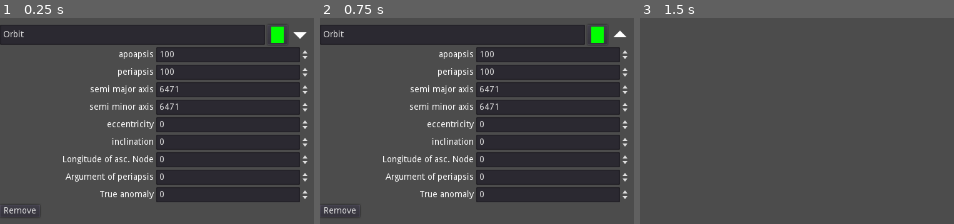
Above: before the commit, frames 1-3 (left to right).
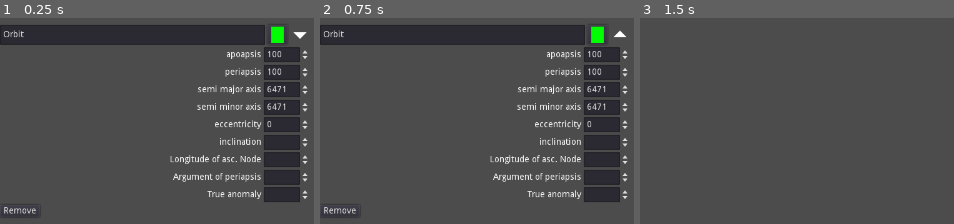
Above: after the commit, the same moments.

Repository: kontiko/Groundtrack
Game: Godot game, scene res://Scenes/Orbit_control.tscn
The game is run twice, just before and just after one commit, with the same random seed, the same clock (stepped at 60 frames per second) and the same inputs. This scene is started directly instead of the project's main scene.
Inputs (mouse positions are in pixels of both pictures, inside the frame that each line leads up to):
- Up to frame 1 (0.25 s): no input
- Up to frame 2 (0.75 s): click (621, 34) at 0.5 s
- Up to frame 3 (1.5 s): click "Remove" at 1.25 s

The runs differ from the first frame. In frame 1, 25% of the frame differs, in the area x 20-91%, y 14-90%; in frame 2, 25%; in frame 3, nothing differs.

Commit message:
fixed orbit plotting to use correct coorfdinates

Diff:
--- a/Scenes/Orbit_control.tscn
+++ b/Scenes/Orbit_control.tscn
@@ -1,8 +1,9 @@
-[gd_scene load_steps=5 format=2]
+[gd_scene load_steps=6 format=2]
 
 [ext_resource path="res://resources/icons8-arrow-down-32.png" type="Texture" id=1]
 [ext_resource path="res://DarkTheme/Fonts/Ubuntu-L.ttf" type="DynamicFontData" id=2]
 [ext_resource path="res://Scripts/Orbit_control.gd" type="Script" id=3]
+[ext_resource path="res://Scenes/SpinBox.tscn" type="PackedScene" id=4]
 
 [sub_resource type="DynamicFont" id=2]
 size = 17
@@ -49,154 +50,146 @@
 
 [node name="Label_apo" type="Label" parent="Configs"]
 margin_top = 5.0
-margin_right = 246.0
+margin_right = 418.0
 margin_bottom = 19.0
 size_flags_horizontal = 3
 text = "apoapsis"
 align = 2
 
-[node name="apo_in" type="SpinBox" parent="Configs"]
-margin_left = 250.0
-margin_right = 496.0
-margin_bottom = 24.0
-size_flags_horizontal = 3
-max_value = 100000.0
-step = 0.0
+[node name="apo_in" parent="Configs" instance=ExtResource( 4 )]
+margin_left = 422.0
+margin_right = 496.0
+value = 100.0
+allow_greater = true
+allow_lesser = true
 
 [node name="Label_peri" type="Label" parent="Configs"]
 margin_top = 33.0
-margin_right = 246.0
+margin_right = 418.0
 margin_bottom = 47.0
 size_flags_horizontal = 3
 text = "periapsis"
 align = 2
 
-[node name="peri_in" type="SpinBox" parent="Configs"]
-margin_left = 250.0
+[node name="peri_in" parent="Configs" instance=ExtResource( 4 )]
+margin_left = 422.0
 margin_top = 28.0
 margin_right = 496.0
 margin_bottom = 52.0
-size_flags_horizontal = 3
-max_value = 100000.0
-step = 0.0
+value = 100.0
+allow_greater = true
+allow_lesser = true
 
 [node name="Label_major" type="Label" parent="Configs"]
 margin_top = 61.0
-margin_right = 246.0
+margin_right = 418.0
 margin_bottom = 75.0
 size_flags_horizontal = 3
 text = "semi major axis"
 align = 2
 
-[node name="major_in" type="SpinBox" parent="Configs"]
-margin_left = 250.0
+[node name="major_in" parent="Configs" instance=ExtResource( 4 )]
+margin_left = 422.0
 margin_top = 56.0
 margin_right = 496.0
 margin_bottom = 80.0
-size_flags_horizontal = 3
-max_value = 100000.0
-step = 0.0
+max_value = 0.0
+allow_greater = true
 
 [node name="Label_minor" type="Label" parent="Configs"]
 margin_top = 89.0
-margin_right = 246.0
+margin_right = 418.0
 margin_bottom = 103.0
 size_flags_horizontal = 3
 text = "semi minor axis"
 align = 2
 
-[node name="minor_in" type="SpinBox" parent="Configs"]
-margin_left = 250.0
+[node name="minor_in" parent="Configs" instance=ExtResource( 4 )]
+margin_left = 422.0
 margin_top = 84.0
 margin_right = 496.0
 margin_bottom = 108.0
-size_flags_horizontal = 3
-max_value = 100000.0
-step = 0.0
+max_value = 0.0
+allow_greater = true
 
 [node name="Label_Ecc" type="Label" parent="Configs"]
 margin_top = 117.0
-margin_right = 246.0
+margin_right = 418.0
 margin_bottom = 131.0
 size_flags_horizontal = 3
 text = "eccentricity"
 align = 2
 
-[node name="Ecc_in" type="SpinBox" parent="Configs"]
-margin_left = 250.0
+[node name="Ecc_in" parent="Configs" instance=ExtResource( 4 )]
+margin_left = 422.0
 margin_top = 112.0
 margin_right = 496.0
 margin_bottom = 136.0
-size_flags_horizontal = 3
 max_value = 1.0
-step = 0.0
+step = 0.001
 
 [node name="Label_incl" type="Label" parent="Configs"]
 margin_top = 145.0
-margin_right = 246.0
+margin_right = 418.0
 margin_bottom = 159.0
 size_flags_horizontal = 3
 text = "inclination"
 align = 2
 
-[node name="Incl_in" type="SpinBox" parent="Configs"]
-margin_left = 250.0
+[node name="Incl_in" parent="Configs" instance=ExtResource( 4 )]
+margin_left = 422.0
 margin_top = 140.0
 margin_right = 496.0
 margin_bottom = 164.0
-size_flags_horizontal = 3
 min_value = -180.0
 max_value = 180.0
 step = 0.1
 
 [node name="Label_aoa" type="Label" parent="Configs"]
 margin_top = 173.0
-margin_right = 246.0
+margin_right = 418.0
 margin_bottom = 187.0
 size_flags_horizontal = 3
 text = "Longitude of asc. Node"
 align = 2
 
-[node name="aoa_in" type="SpinBox" parent="Configs"]
-margin_left = 250.0
+[node name="aoa_in" parent="Configs" instance=ExtResource( 4 )]
+margin_left = 422.0
 margin_top = 168.0
 margin_right = 496.0
 margin_bottom = 192.0
-size_flags_horizontal = 3
 max_value = 360.0
 step = 0.1
 
 [node name="Label_aop" type="Label" parent="Configs"]
 margin_top = 201.0
-margin_right = 246.0
+margin_right = 418.0
 margin_bottom = 215.0
 size_flags_horizontal = 3
 text = "Argument of periapsis"
 align = 2
 
-[node name="aop_in" type="SpinBox" parent="Configs"]
-margin_left = 250.0
+[node name="aop_in" parent="Configs" instance=ExtResource( 4 )]
+margin_left = 422.0
 margin_top = 196.0
 margin_right = 496.0
 margin_bottom = 220.0
-size_flags_horizontal = 3
 max_value = 360.0
 step = 0.1
 
 [node name="Label_pos" type="Label" parent="Configs"]
 margin_top = 229.0
-margin_right = 246.0
+margin_right = 418.0
 margin_bottom = 243.0
 size_flags_horizontal = 3
 text = "True anomaly"
 align = 2
 
-[node name="pos_in" type="SpinBox" parent="Configs"]
-margin_left = 250.0
+[node name="pos_in" parent="Configs" instance=ExtResource( 4 )]
+margin_left = 422.0
 margin_top = 224.0
 margin_right = 496.0
 margin_bottom = 248.0
-size_flags_horizontal = 3
 max_value = 360.0
 step = 0.1
 
--- a/Scripts/Orbit_control.gd
+++ b/Scripts/Orbit_control.gd
@@ -59,8 +59,8 @@
 
 func calc_vec(angle: float):
 	angle = fposmod(angle+PI,2*PI)
-	var vec = Vector3(semi_major*sin(angle)/1000.0,0,semi_minor*cos(angle)/1000.0)
-	vec = vec-Vector3((semi_major-periapsis-reference_radius)/1000.0,0,0)
+	var vec = Vector3(semi_minor*sin(angle)/1000.0,0,semi_major*cos(angle)/1000.0)
+	vec = vec+Vector3(0,0,(semi_major-periapsis-reference_radius)/1000.0)
 	vec = vec.rotated(Vector3(0,1,0),aop/180.0*PI)
 	vec = vec.rotated(Vector3(0,0,-1),incl/180.0*PI)
 	vec = vec.rotated(Vector3(0,1,0),aoa/180.0*PI)
@@ -190,7 +190,7 @@
 
 func _on_pos_in_value_changed(value):
 	pos = int(value*point_count/360)
-	time = delta_area[pos]/complete_area*period
+	last_orbit = time - delta_area[pos]/complete_area*period
 	emit_signal("changed",name)
 
 ###############################################################################
@@ -198,11 +198,11 @@
 ###############################################################################
 
 func changed():
-	$Configs/apo_in.value = apoapsis
-	$Configs/peri_in.value = periapsis
-	$Configs/major_in.value = semi_major
-	$Configs/minor_in.value = semi_minor
-	$Configs/Ecc_in.value = e
+	$Configs/apo_in.set_value_code(apoapsis)
+	$Configs/peri_in.set_value_code(periapsis)
+	$Configs/major_in.set_value_code(semi_major)
+	$Configs/minor_in.set_value_code(semi_minor)
+	$Configs/Ecc_in.set_value_code(e)
 	$Control/ColorPickerButton.color = color
 	period = PlanetInfo.calc_Period(semi_major)
 	update_Mesh()
@@ -223,7 +223,7 @@
 	if changed:
 		emit_signal("changed",name)
 	pos = searchpos(complete_area*float(time-last_orbit)/period)
-	$Configs/pos_in.get_line_edit().text = str(pos*360.0/point_count)
+	$Configs/pos_in.set_value_code(pos*360.0/point_count)
 
 func orbit_step():
 	var dt = fposmod(last_orbit-PlanetInfo.solstice_unix_offset,PlanetInfo.period)
